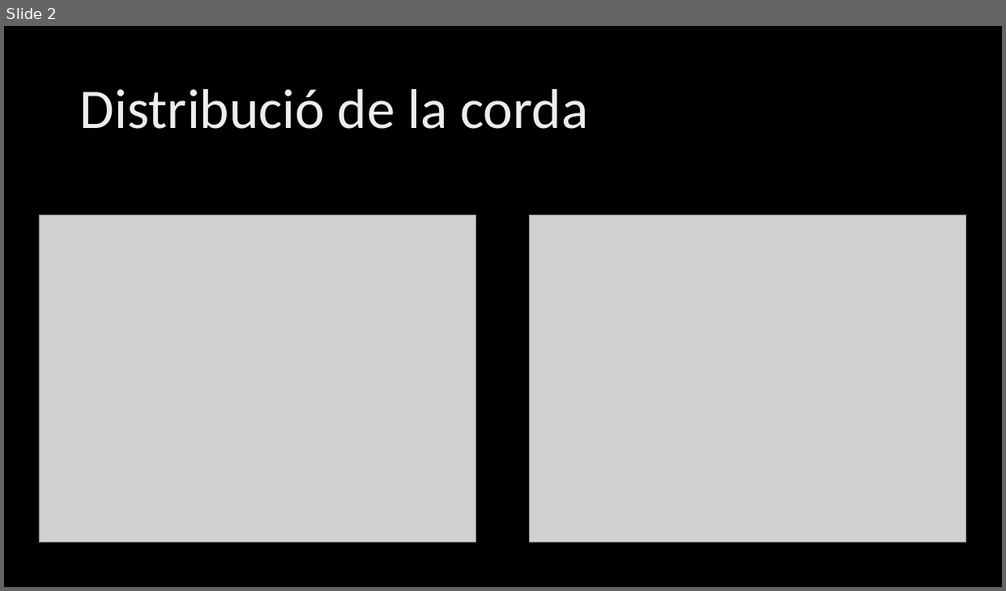
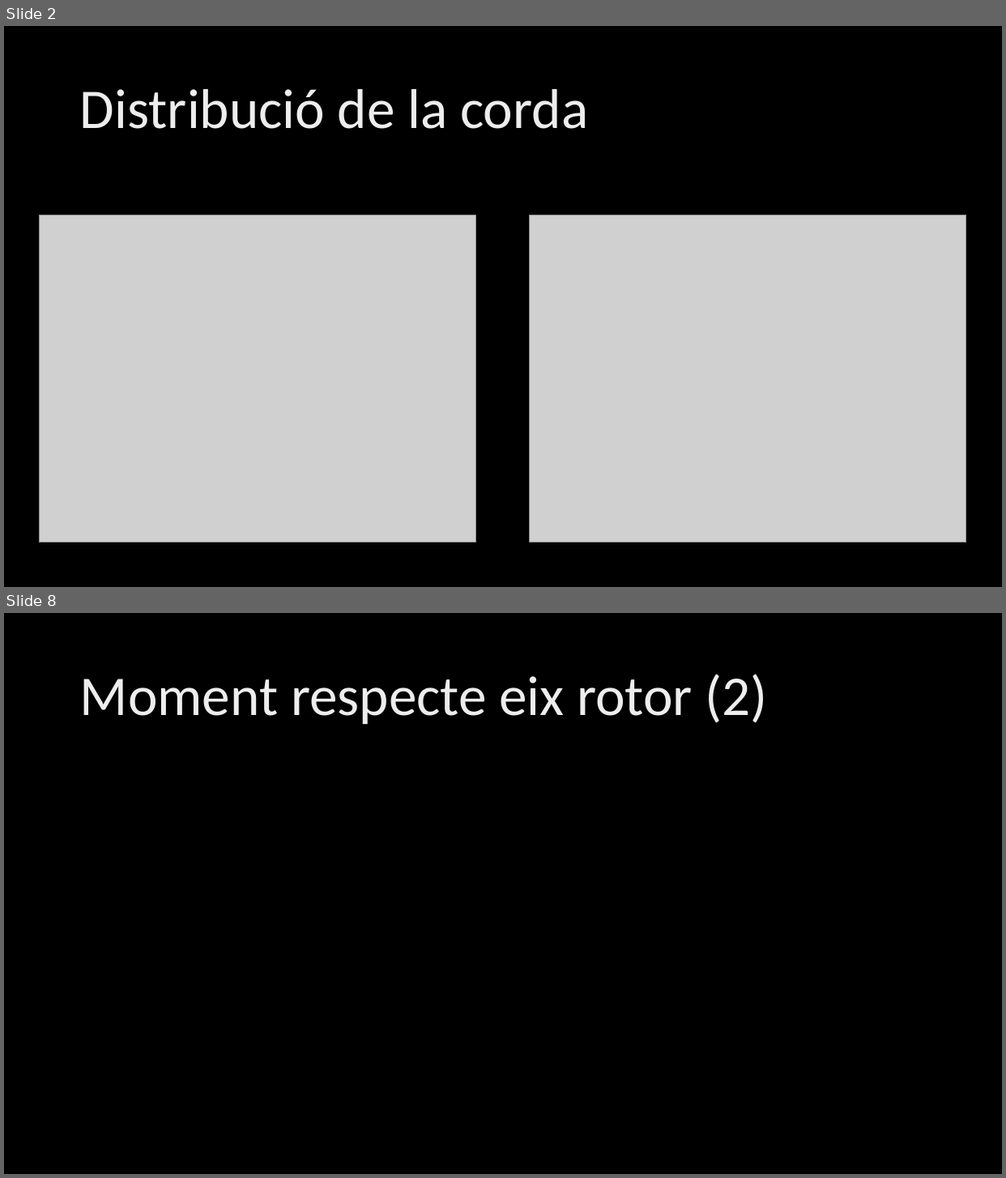
Before and after one commit to laurapla/Helicopter-BEM, a slide deck: Projecte Helicòpters.pptx. Shown one above the other, each under a label of ours: slide 2 before the commit, slides 2 and 8 after it; the slides between them are not shown. The pictures are 1006x591 and 1006x1178 pixels, drawn with LibreOffice and Linux fonts; fonts in the diff are those of the drawing; grey boxes stand for pictures; background and template pictures are left out. Boxes give left, top, right and bottom in pixels: in the first picture for what was removed or moved away, otherwise in the second. Text is boxed around its words. In the diff, an @@ line names an element or a change of style, - is before the commit and + after.

```diff
--- a/Projecte Helicòpters.pptx
+++ b/Projecte Helicòpters.pptx
@@ slide 8 added at (4,613,1002,1174), background picture (left out) @@
@@ title added at (80,674,768,724), 54 pt, text gradient #BFBFBF to #EDEDED to #FFFFFF @@
+Moment respecte eix rotor (2)
```
Also in this commit, not shown: 4 slides changed, 2 other slides added.
